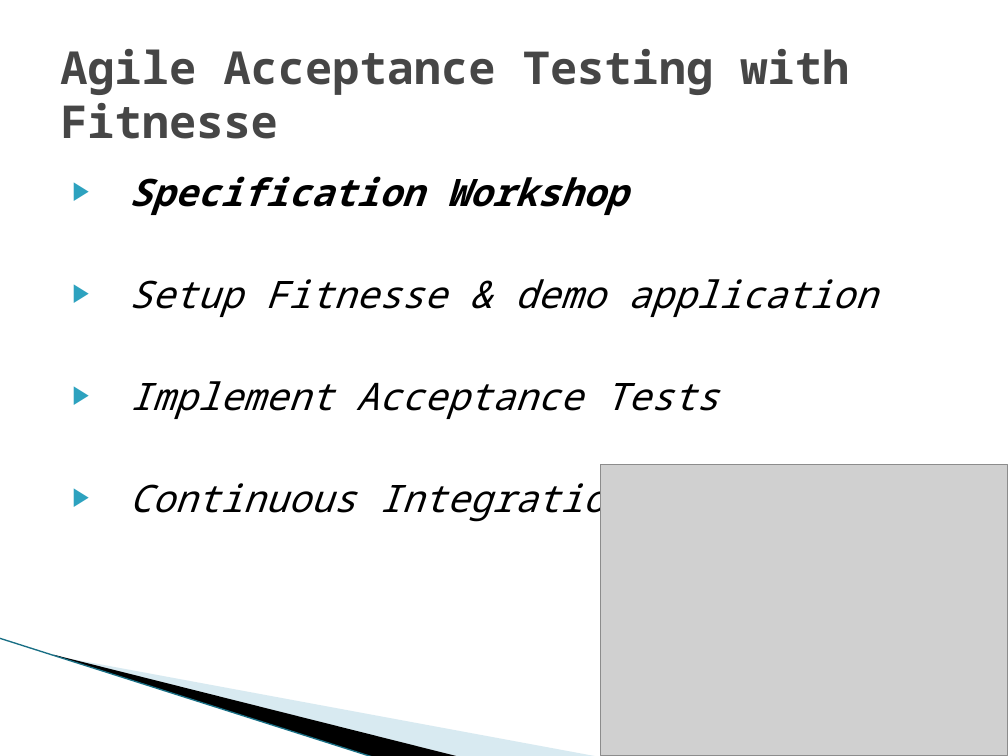
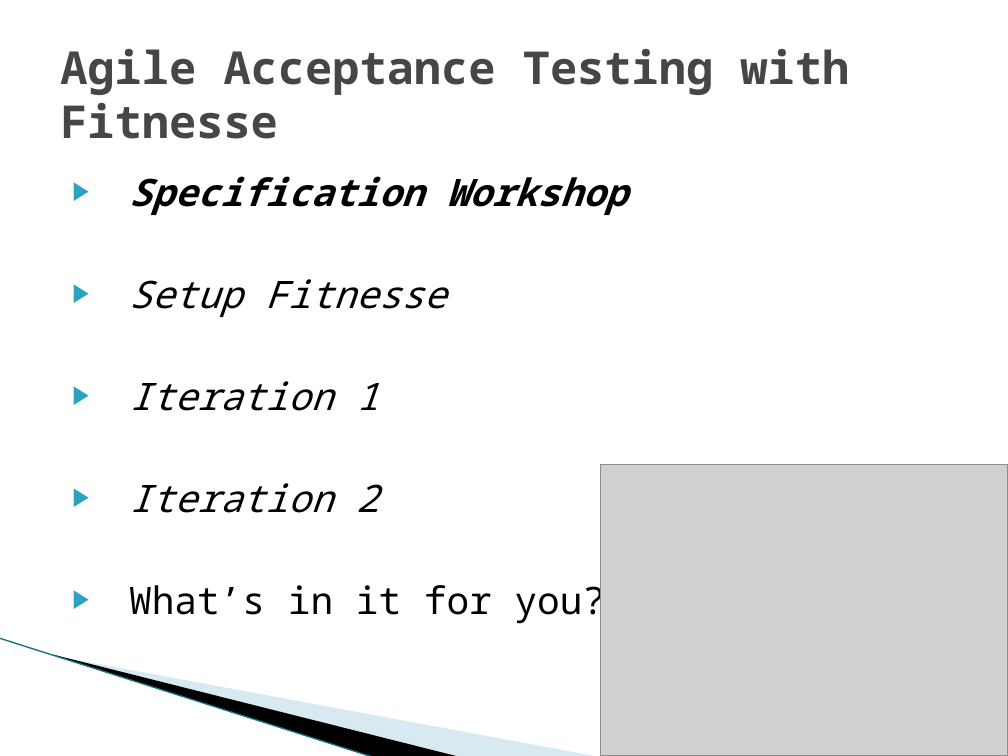
Before and after one commit to michelgrootjans/agileacceptancetesting, a slide deck: slide 3 of Slides/20090514_iLearn_AgileAcceptanceTesting.pptx. Drawn at 1008x756 pixels with LibreOffice and Linux fonts; fonts in the diff are those of the drawing; grey boxes stand for pictures; background and template pictures are left out. Boxes give left, top, right and bottom in pixels: in the first picture for what was removed or moved away, otherwise in the second. Text is boxed around its words. In the diff, an @@ line names an element or a change of style, - is before the commit and + after.

```diff
--- a/Slides/20090514_iLearn_AgileAcceptanceTesting.pptx
+++ b/Slides/20090514_iLearn_AgileAcceptanceTesting.pptx
@@ text at [129,279,606,625]: text changed @@
-▶ Setup Fitnesse & demo application
-▶ Implement Acceptance Tests
-▶ Continuous Integration
+▶ Setup Fitnesse
+▶ Iteration 1
+▶ Iteration 2
+▶ What’s in it for you?
```
Also in this commit, not shown: 7 other slides changed, 2 slides added, 1 other file.
